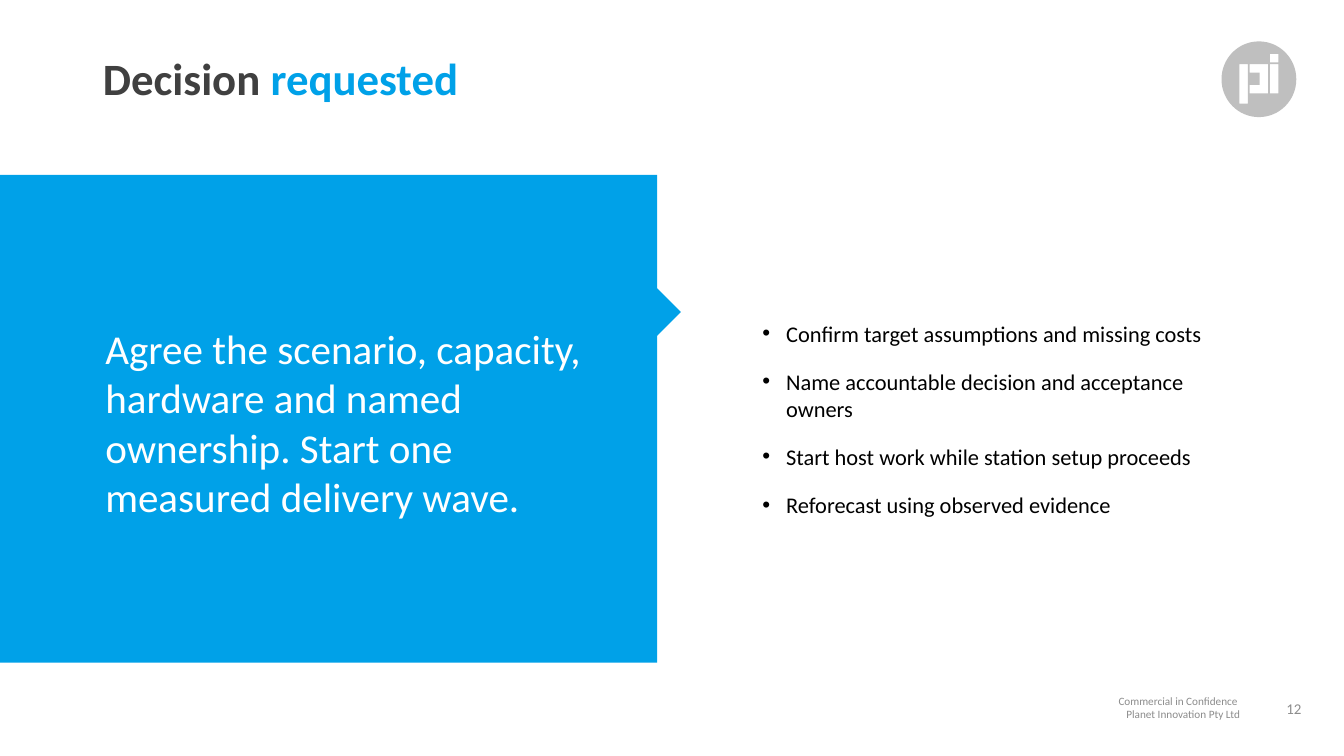
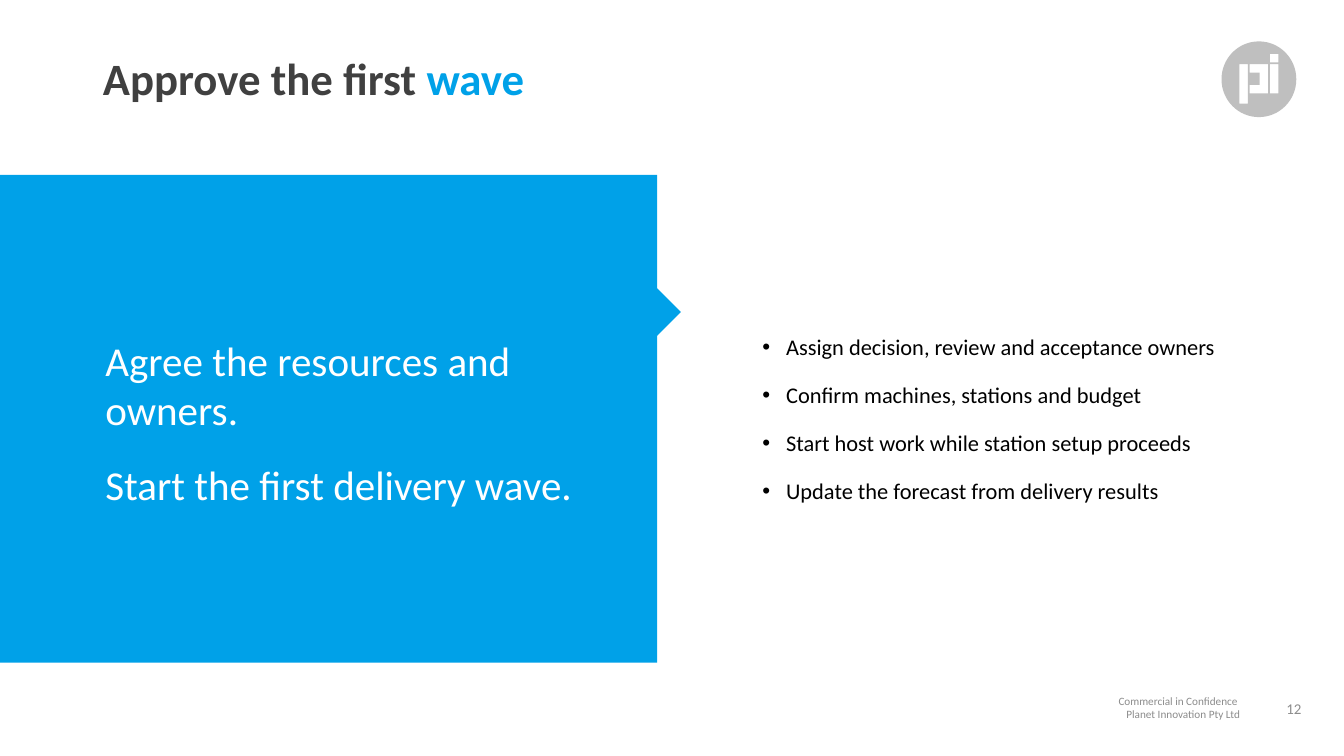
Before and after one commit to andrewleech/omp-connected, a slide deck: slide 12 of planning/fleets/20261117_fleet-pitch.pptx. Drawn at 1344x756 pixels with LibreOffice and Linux fonts; fonts in the diff are those of the drawing. Boxes give left, top, right and bottom in pixels: in the first picture for what was removed or moved away, otherwise in the second. Text is boxed around its words. In the diff, an @@ line names an element or a change of style, - is before the commit and + after.

```diff
--- a/planning/fleets/20261117_fleet-pitch.pptx
+++ b/planning/fleets/20261117_fleet-pitch.pptx
@@ title at bbox=[103, 63, 525, 102]: text changed; text colour #00A1E8 to #404040 @@
-Decision requested
+Approve the first wave
@@ text at bbox=[105, 347, 572, 507]: text changed @@
-Agree the scenario, capacity, hardware and named ownership. Start one measured delivery wave.
+Agree the resources and owners.
+Start the first delivery wave.
@@ text at bbox=[786, 339, 1215, 407]: text changed @@
-• Confirm target assumptions and missing costs
-• Name accountable decision and acceptance owners
+• Assign decision, review and acceptance owners
+• Confirm machines, stations and budget
@@ text at bbox=[786, 483, 1159, 503]: text changed @@
-• Reforecast using observed evidence
+• Update the forecast from delivery results
```
Also in this commit, not shown: 11 other slides changed, 13 other files.
